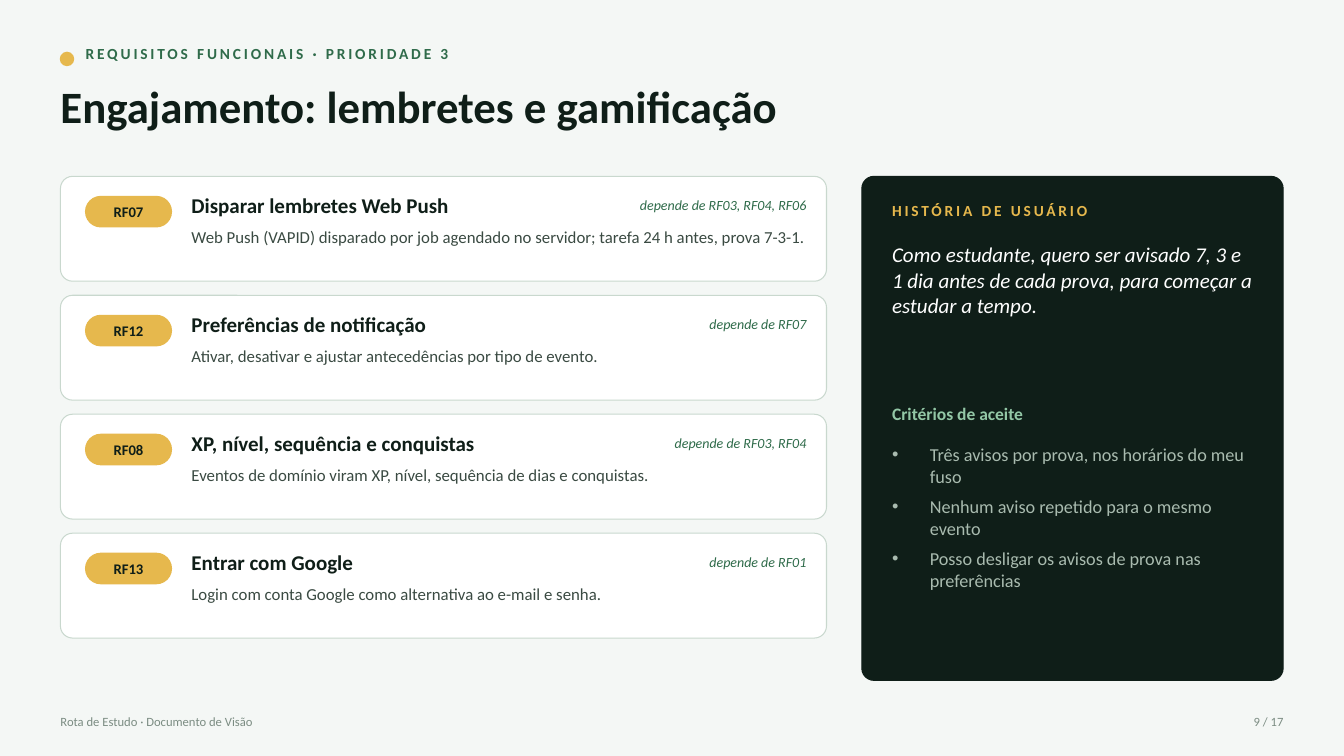
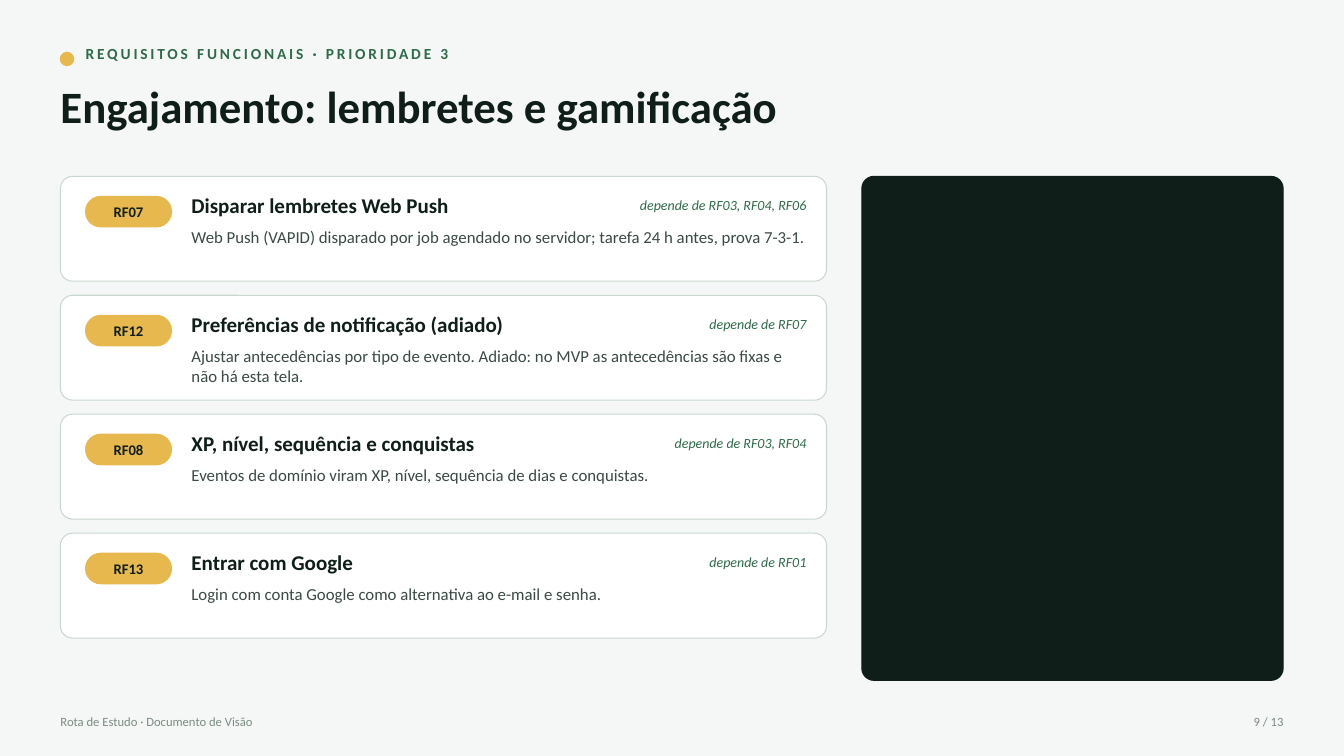
Before and after one commit to rilsonjoas/rural-sala-de-aula, a slide deck: slide 9 of Rota de Estudo - Requisitos e Escopo.pptx. Drawn at 1344x756 pixels with LibreOffice and Linux fonts; fonts in the diff are those of the drawing. Boxes give left, top, right and bottom in pixels: in the first picture for what was removed or moved away, otherwise in the second. Text is boxed around its words. In the diff, an @@ line names an element or a change of style, - is before the commit and + after.

```diff
--- a/Rota de Estudo - Requisitos e Escopo.pptx
+++ b/Rota de Estudo - Requisitos e Escopo.pptx
@@ text removed at box(892, 203, 1087, 216) @@
-HISTÓRIA DE USUÁRIO
@@ text removed at box(892, 247, 1252, 317) @@
-Como estudante, quero ser avisado 7, 3 e 1 dia antes de cada prova, para começar a estudar a tempo.
@@ text at box(191, 316, 503, 336): text changed @@
-Preferências de notificação
+Preferências de notificação (adiado)
@@ text at box(191, 350, 782, 382): text changed @@
-Ativar, desativar e ajustar antecedências por tipo de evento.
+Ajustar antecedências por tipo de evento. Adiado: no MVP as antecedências são fixas e não há esta tela.
@@ text removed at box(892, 407, 1023, 420) @@
-Critérios de aceite
@@ text removed at box(930, 448, 1244, 590) @@
-• Três avisos por prova, nos horários do meu fuso
-• Nenhum aviso repetido para o mesmo evento
-• Posso desligar os avisos de prova nas preferências
@@ text at box(1254, 718, 1284, 726): text changed @@
-9 / 17
+9 / 13
```
Also in this commit, not shown: 11 other slides changed, 1 slide added, 5 slides removed, 1 other file.
